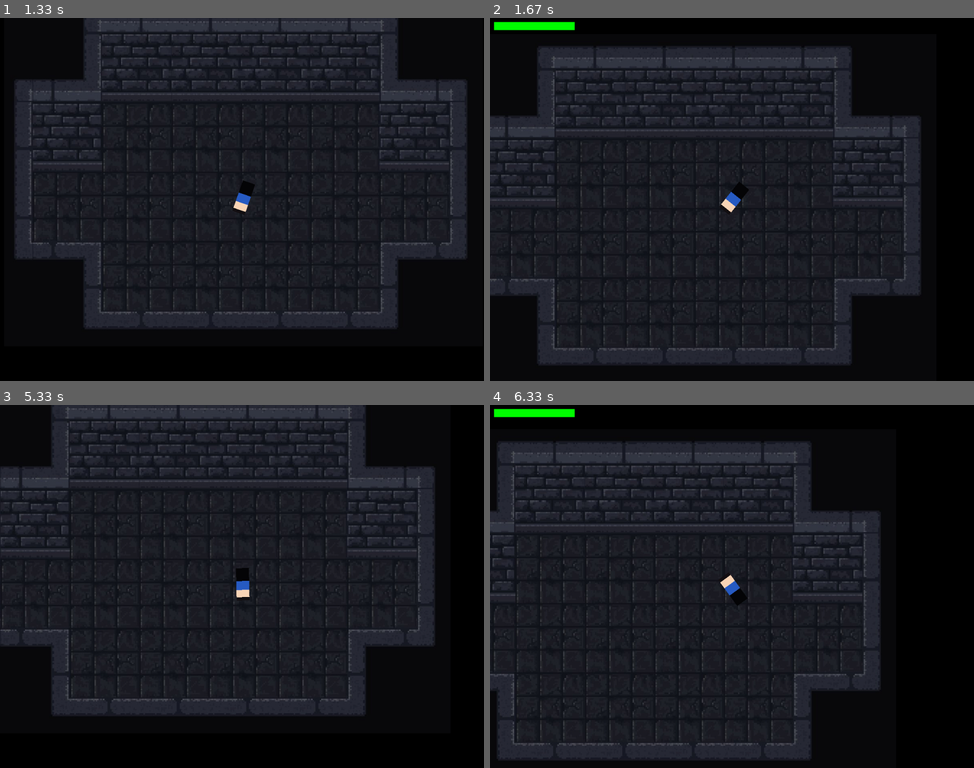
Above: before the commit, frames 1-4 (two rows, left to right).
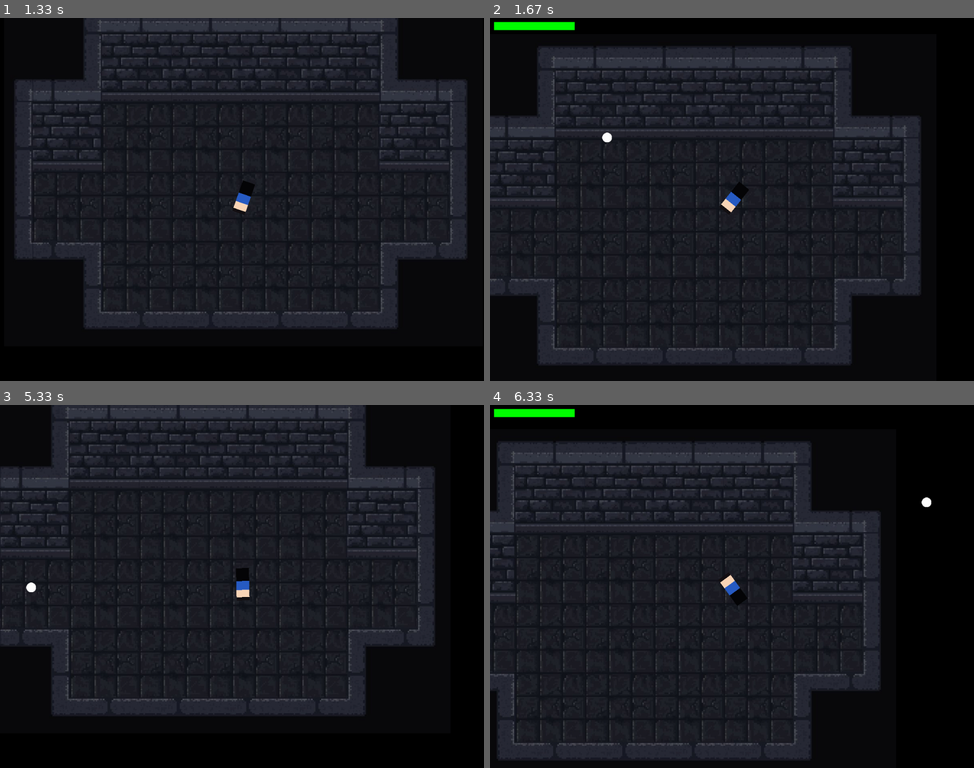
Above: after the commit, the same moments.

Repository: Seo-BJ/PyGame-TermProject
Game: pygame game, started from GameManager.py
Same seed, same stepped clock (60 frames per second), same inputs: the game is played once before the commit and once after it.
Inputs (mouse positions are in pixels of both pictures, inside the frame that each line leads up to):
- Up to frame 1 (1.33 s): press the mouse at (242, 177) at 0.37 s; move the mouse to (295, 184) at 0.47 s; release the mouse at (353, 192) at 0.6 s; press the mouse at (242, 177) at 0.7 s; move the mouse to (266, 203) at 0.8 s; release the mouse at (290, 224) at 0.93 s; hold D from 1 s (still down); click (203, 184) at 1.08 s
- Up to frame 2 (1.67 s): release D at 1.47 s; hold W from 1.5 s (still down); click (572, 72) at 1.58 s
- Up to frame 3 (5.33 s): release W at 1.8 s; hold D 1.83-2.3 s; click (275, 503) at 1.92 s; hold A 2.33-2.87 s; click (300, 561) at 2.42 s; hold S 2.9-3.2 s; click (338, 590) at 2.98 s; hold A 3.23-3.63 s; click (164, 466) at 3.32 s; hold W 3.67-4.03 s; click (77, 550) at 3.75 s; hold D 4.07-4.7 s; click (304, 539) at 4.15 s; hold S 4.73-5.1 s; click (106, 644) at 4.82 s; hold A from 5.13 s (still down); click (125, 590) at 5.22 s
- Up to frame 4 (6.33 s): release A at 5.6 s; hold D 5.63-6.1 s; click (693, 720) at 5.72 s; hold W from 6.13 s (still down); click (915, 452) at 6.22 s

Frame 1 is identical in both runs. In frame 2, less than 0.1% of the frame differs, in the area x 23-26%, y 31-35%; in frame 3, less than 0.1%; in frame 4, less than 0.1%, in the area x 89-92%, y 25-29%.

Commit message:
플레이어 무적, 넉백, 발사체 데미지 적용
Okay, now gameUI class (gameUI).I'm trying to create a UI by creating a py file). The first thing I'm going to make is a timer located at the top and center of the screen.
The timer measures the time after the start of the game and indicates the time elapsed until the set time (10 minutes first).
For example, 3:41 is expressed as 03:41.
The game ends when the time is set. The ending part is menu.Use the game_over function in py

Diff:
--- a/GameManager.py
+++ b/GameManager.py
@@ -122,7 +122,7 @@
 enemy_group = pygame.sprite.Group()
 
 # Player, Camera
-player = Player()
+player = Player(projectile_group,all_sprites_group, enemy_group)
 camera = Camera()
 #enemy = Enemy((400, 400))
 
@@ -179,7 +179,7 @@
             #enemy_group.add(enemy)
             #all_sprites_group.add(enemy)
 
-    # Hit Event
+    # {;ayer Hit Event
     hits = pygame.sprite.spritecollide(player, enemy_group, False)
     if hits:
         player.take_damage(10)  # Example damage value
@@ -197,7 +197,9 @@
     camera.custom_draw()
     all_sprites_group.update()
 
-
+    # Projectile Hit Event
+    for projectile in projectile_group:
+        projectile.update()
 
     # Update the display, Cap the frame rate
     pygame.display.update()
--- a/enemy.py
+++ b/enemy.py
@@ -15,6 +15,14 @@
         self.velocity = pygame.math.Vector2()
         self.speed = ENEMY_SPEED
         self.position = pygame.math.Vector2(position)
+
+        # Enemy HP
+        self.max_hp = ENEMY_MAXHP
+        self.current_hp = self.max_hp
+
+        # Enemy Knockback
+        self.knockback_duration = 0  # Duration of knockback effect
+        self.knockback_velocity = pygame.math.Vector2()  # Velocity during knockback
 
     def chase_player(self):
         player_vector = pygame.math.Vector2(self.player.hitbox_rect.center)
@@ -36,5 +44,25 @@
     def get_vetcor_length(self, vector_1, vector_2):
         return (vector_1 - vector_2).magnitude()
 
+    def take_damage(self, amount, knockback_direction=None, knockback_strength=100):
+        self.current_hp -= amount
+        if self.current_hp <= 0:
+            self.kill()  # Remove the enemy from all groups
+        else:
+            # Apply knockback effect
+            if knockback_direction is not None:
+                self.knockback_velocity = knockback_direction.normalize() * knockback_strength
+                self.knockback_duration = 120  # Number of frames to apply knockback
+
     def update(self):
-        self.chase_player()
+        if self.knockback_duration > 0:
+            # Apply knockback movement
+            self.position += self.knockback_velocity
+            self.knockback_duration -= 1
+            if self.knockback_duration <= 0:
+                # Reset knockback velocity
+                self.knockback_velocity = pygame.math.Vector2()
+        else:
+            # Chase player if not in knockback
+            self.chase_player()
+        self.rect.center = self.position
--- a/gameSetting.py
+++ b/gameSetting.py
@@ -7,15 +7,21 @@
 PLAYER_SPEED = 10
 PLAYER_MAXHP = 100
 
+PLAYER_INVINCIBLE_DURATION = 2000
+PLAYER_PUSH_POWER = 100
+
 GUN_OFFXET_X = 45
 GUN_OFFXET_Y = 20
+
+
 
 # Bullet Setting
 SHOOT_COOLDOWN = 20
 PROJECTILE_SCALE = 1.0
-PROJECTILE_SPEED = 100
+PROJECTILE_SPEED = 50
 PROJECTILE_LIFETIME = 750
 
 # Enemy Setting
 ENEMY_SPEED = 4
-ENEMY_SPAWN_INTERVAL = 5000 # 20 seconds
+ENEMY_SPAWN_INTERVAL = 5000 # 5 seconds
+ENEMY_MAXHP = 50
--- a/player.py
+++ b/player.py
@@ -4,8 +4,8 @@
 from gameSetting import *
 
 class Player(pygame.sprite.Sprite):
-    def __init__(self):
-        super().__init__()
+    def __init__(self, projectile_group, all_sprites_group, enemy_group):
+        super().__init__(all_sprites_group)
         self.pos = pygame.math.Vector2(PLAYER_START[0], PLAYER_START[1])
         self.image = pygame.image.load("player.png").convert_alpha()
         self.base_player_image = self.image
@@ -19,10 +19,21 @@
 
         self.gun_barrel_offset = pygame.math.Vector2(GUN_OFFXET_X, GUN_OFFXET_Y)
 
-        # Player HP
-        self.max_hp = 100
+        # Group Initialize
+        self.projectile_group = projectile_group
+        self.all_sprites_group = all_sprites_group
+        self.enemy_group = enemy_group
+
+        # 플레이어 HP
+        self.max_hp = PLAYER_MAXHP
         self.current_hp = self.max_hp
 
+        # 플레이어 무적
+        self.invincible = False
+        self.invincible_time = 0
+        self.invincible_duration = PLAYER_INVINCIBLE_DURATION
+
+    # 플레이어 회전
     def player_rotation(self):
         self.mouse_pos = pygame.mouse.get_pos()
         self.x_change_mouse_player = (self.mouse_pos[0] - WIDTH // 2)
@@ -31,6 +42,7 @@
         self.image = pygame.transform.rotate(self.base_player_image, -self.angle)
         self.rect = self.image.get_rect(center = self.hitbox_rect.center)
 
+    # 플레이어 입력 처리
     def user_Input(self):
         self.velocity_x = 0
         self.velocity_y = 0
@@ -51,28 +63,48 @@
             self.velocity_y /= math.sqrt(2)
             self.velocity_y /= math.sqrt(2)
 
+        if pygame.mouse.get_pressed() == (1, 0, 0) and self.shoot_cooldown == 0:
+            self.is_shooting()
+            self.shoot = True
+        else:
+            self.shoot = False
+
+    # 플레이어 Shoot State
+    def is_shooting(self):
+        if self.shoot_cooldown == 0:
+            self.shoot_cooldown = SHOOT_COOLDOWN
+            spawn_projectile_pos = self.pos + self.gun_barrel_offset.rotate(-self.angle)
+            projectile = Projectile(spawn_projectile_pos[0], spawn_projectile_pos[1], self.angle, self.enemy_group)
+            self.projectile_group.add(projectile)
+            self.all_sprites_group.add(projectile)
+
+    # 플레이어 데미지
+    def take_damage(self, amount):
+        if not self.invincible:
+            self.current_hp -= amount
+            if self.current_hp <= 0:
+                self.current_hp = 0
+            else:
+                self.invincible = True
+                self.invincible_time = pygame.time.get_ticks()
+
+        self.push_enemies_away(knockback_radius=100, knockback_strength=10)
 
 
-    def is_shooting(self, projectile_group, all_sprites_group):
-        if self.shoot_cooldown == 0:
-            self.shoow_cooldown = SHOOT_COOLDOWN
-            spawn_projectile_pos = self.pos + self.gun_barrel_offset.rotate(self.angle)
-            self.projectile = Projectile(spawn_projectile_pos[0], spawn_projectile_pos[1], self.angle)
-            if pygame.mouse.get_pressed() == (1, 0, 0):
-                print("Left Mouse Button Clicked")
-                self.player.shoot = True
-                projectile_group.add(self.projectile)
-                all_sprites_group.add(self.projectile)
-            else:
-                self.player.shoot = False
+    # 플레이어가 적과 부딪히면 주변 적들을 잠깐 밀침
+    def push_enemies_away(self, knockback_radius, knockback_strength):
+        for enemy in self.enemy_group:
+            player_center = pygame.math.Vector2(self.rect.center)
+            enemy_center = pygame.math.Vector2(enemy.rect.center)
+            direction = enemy_center - player_center
 
-            return self.projectile
+            if direction.length() == 0:  # Avoid division by zero
+                continue
 
-    def take_damage(self, amount):
-        self.current_hp -= amount
-        if self.current_hp <= 0:
-            self.current_hp = 0
+            if direction.length() <= knockback_radius:
+                enemy.take_damage(0, direction, knockback_strength)  # Apply knockback without dealing damage
 
+    # 플레이어 Move
     def move(self):
         self.pos += pygame.math.Vector2(self.velocity_x, self.velocity_y)
         self.hitbox_rect.center = self.pos
@@ -85,3 +117,6 @@
 
         if self.shoot_cooldown > 0:
             self.shoot_cooldown -= 1
+
+        if self.invincible and pygame.time.get_ticks() - self.invincible_time > self.invincible_duration:
+            self.invincible = False
--- a/projectile.py
+++ b/projectile.py
@@ -3,7 +3,7 @@
 from gameSetting import *
 
 class Projectile(pygame.sprite.Sprite):
-    def __init__(self,x, y, angle):
+    def __init__(self,x, y, angle, enemy_group):
         super().__init__()
         self.image = pygame.image.load("projectile.png").convert_alpha()
         self.image = pygame.transform.rotozoom(self.image, 0, PROJECTILE_SCALE)
@@ -20,6 +20,13 @@
         self.lifetime = PROJECTILE_LIFETIME
         self.spawn_time = pygame.time.get_ticks()
 
+        # Projectile Stats
+        self.damage = 10
+        self.penetrate_count = 0  # Number of enemies penetrated
+        self.max_penetrations = 2  # Maximum number of penetrations before disappearing
+
+        self.enemy_group = enemy_group
+
     def projectile_movement(self):
         self.x += self.x_velocity
         self.y += self.y_velocity
@@ -32,3 +39,11 @@
 
     def update(self):
         self.projectile_movement()
+
+        hits = pygame.sprite.spritecollide(self, self.enemy_group, False)
+        for enemy in hits:
+            enemy.take_damage(self.damage)  # Damage the enemy
+            self.penetrate_count += 1  # Increment penetration count
+            if self.penetrate_count >= self.max_penetrations:
+                self.kill()  # Destroy the projectile after maximum penetrations
+                break  # Exit the loop after destroying the projectile
